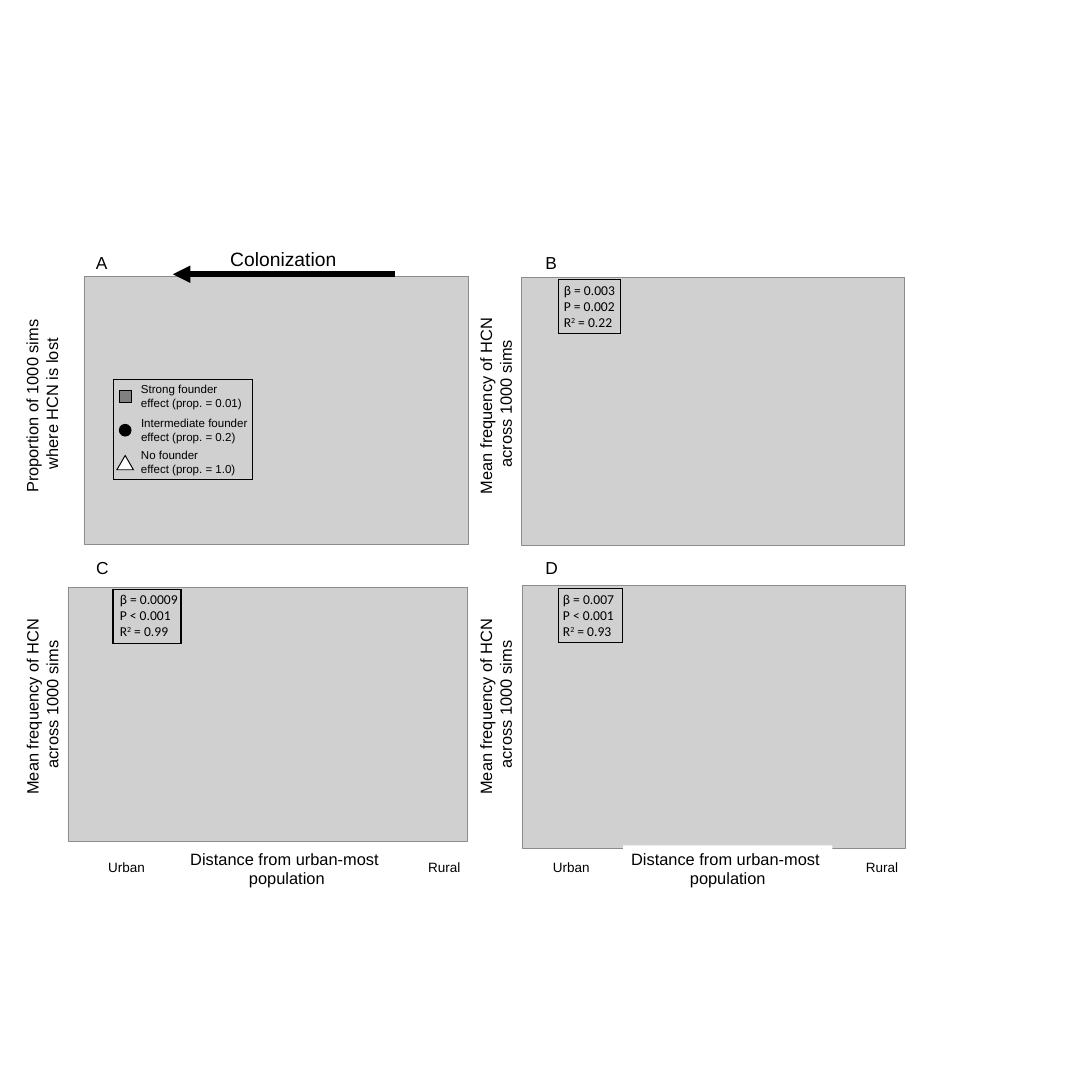
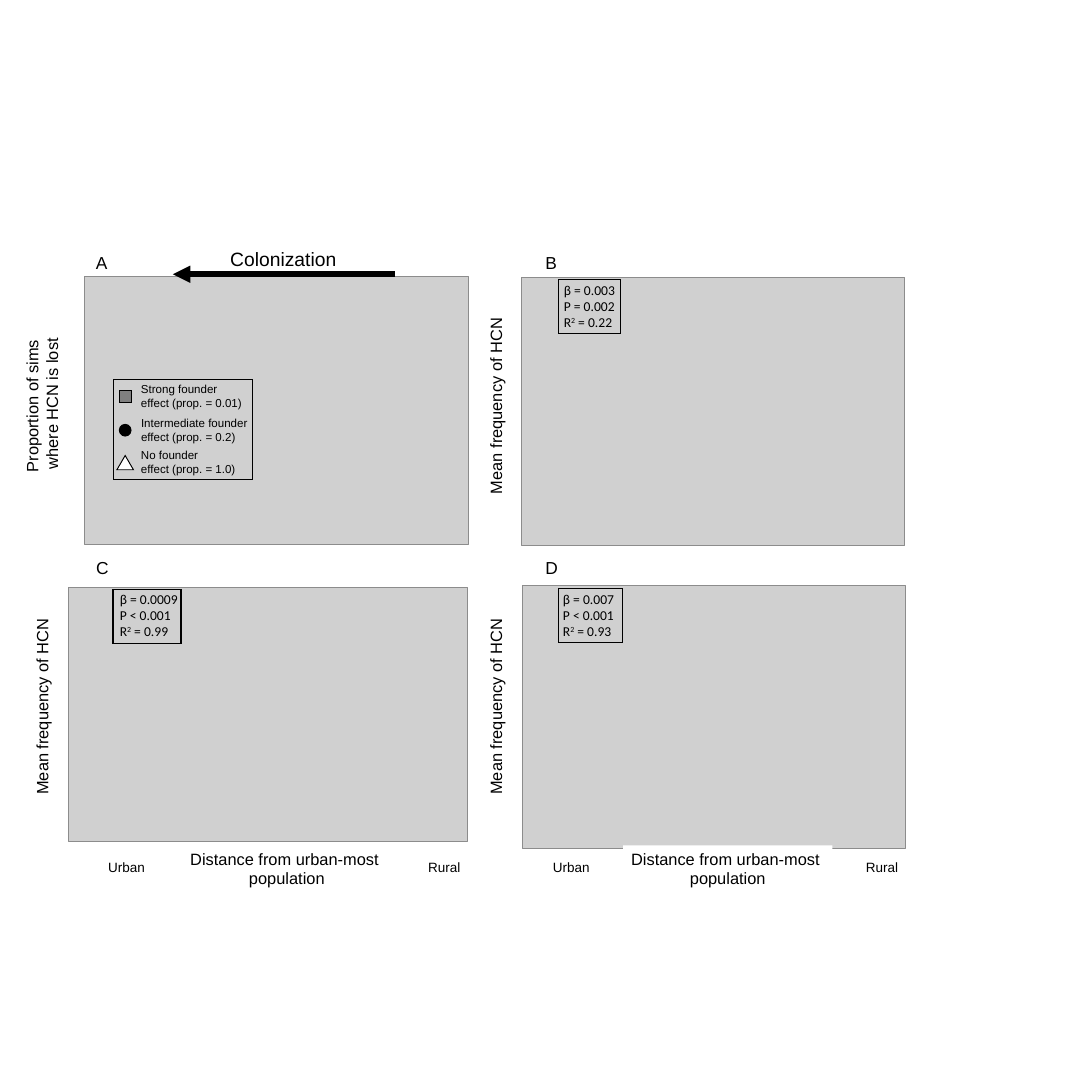
Before and after one commit to James-S-Santangelo/Simulating-Evolutionary-Clines-SEC-, a slide deck: slide 6 of SEC_Writings/SEC_Manuscript-Figures.pptx. Drawn at 1092x1092 pixels with LibreOffice and Linux fonts; fonts in the diff are those of the drawing; grey boxes stand for pictures. Boxes give left, top, right and bottom in pixels: in the first picture for what was removed or moved away, otherwise in the second. Text is boxed around its words. In the diff, an @@ line names an element or a change of style, - is before the commit and + after.

Commit message:
Changed y-axis for figure

```diff
--- a/SEC_Writings/SEC_Manuscript-Figures.pptx
+++ b/SEC_Writings/SEC_Manuscript-Figures.pptx
@@ rectangle "Proportion of sims": place and size @@
-rectangle "Proportion of sims" at (19, 307, 65, 501)
+rectangle "Proportion of sims" at (19, 326, 66, 482)
@@ rectangle "Mean frequency of HCN": place and size @@
-rectangle "Mean frequency of HCN" at (472, 306, 519, 502)
+rectangle "Mean frequency of HCN" at (482, 306, 509, 502)
@@ text in rectangle at (24, 343, 42, 471): text changed @@
-Proportion of 1000 sims
+Proportion of sims
@@ text in rectangle at (497, 343, 515, 466): paragraph removed @@
-across 1000 sims
@@ rectangle "Mean frequency of HCN": place and size @@
-rectangle "Mean frequency of HCN" at (19, 606, 65, 802)
+rectangle "Mean frequency of HCN" at (28, 607, 55, 803)
@@ rectangle "Mean frequency of HCN": place and size @@
-rectangle "Mean frequency of HCN" at (472, 606, 519, 802)
+rectangle "Mean frequency of HCN" at (482, 607, 509, 803)
@@ text in rectangle at (44, 644, 62, 767): paragraph removed @@
-across 1000 sims
@@ text in rectangle at (497, 644, 515, 767): paragraph removed @@
-across 1000 sims
```
